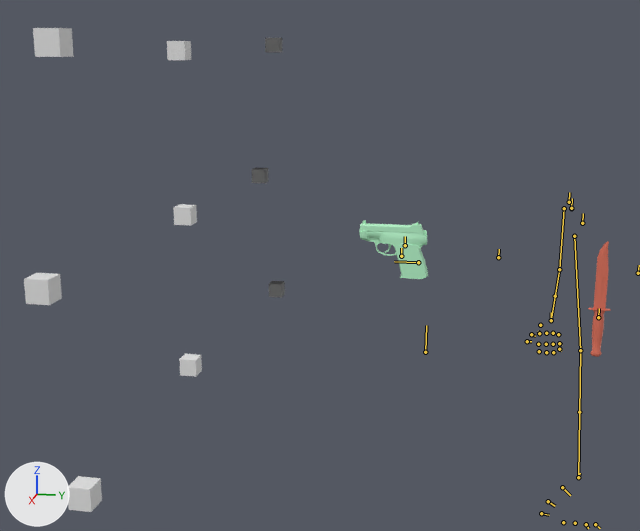
Two versions of the Blender file [Work]/underhand_knoife.blend, one commit apart.
The view is the same before and after, from a 50 mm lens placed at (94.1, -8.9, 17.7), pointed at (2.1, -27.4, -5.3). The lights are fixed; the arrows at lower left show +X, +Y and +Z. The bones that bend it are drawn over the model as lines.

Objects in the first picture: 'Kebab', 'cam_ref', 'cam_ref_alt', 'no'.
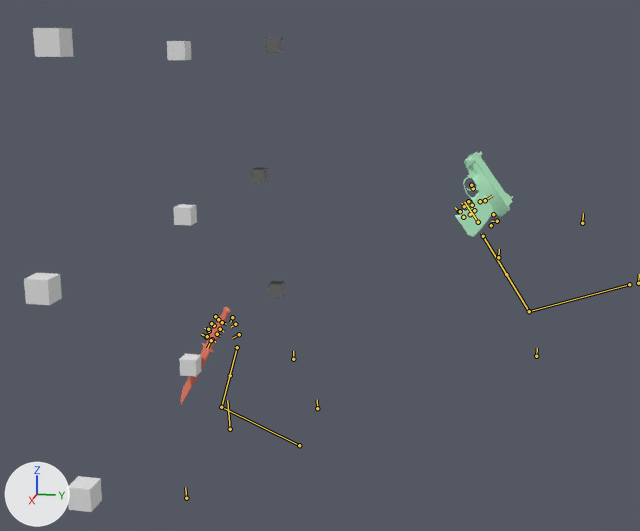
The newer file adds an action. The first version stands in its rest pose; the second is drawn at frame 15 of the action 'knife2'.

Location of each change, (x1, y1, x2, y2) in pixels of the pictures (640 x 531 px):
```json
{"object": "no", "change": "posed", "before": [359, 220, 428, 279], "after": [455, 152, 513, 237], "on screen": "16% narrower, 43% taller"}
{"object": "Kebab", "change": "posed", "before": [588, 241, 611, 357], "after": [180, 307, 231, 405], "on screen": "117% wider, 15% shorter"}
{"bone": "root", "before": "(405, 245) to (405, 236)", "after": "(485, 200) to (492, 195)"}
{"bone": "Knife", "before": "(598, 317) to (599, 308)", "after": "(211, 340) to (207, 348)"}
{"bone": "Bone.001", "before": "(401, 256) to (401, 248)", "after": "(293, 359) to (293, 351)"}
```

The change, as JSON lines over the scene's bpy script:
```json
{"block": "bone_root", "where": "bone_root = bpy.data.objects['gmod_arms'].pose.bones['root']"}
{"op": "set", "path": "bone_root.location", "old": "(0.0, 0.0, 0.0)", "new": "(-2.3, 4.9, -8.5)"}
{"op": "set", "path": "bone_root.rotation_euler", "old": "(0.0, 0.0, 0.0)", "new": "(-0.942, 0.0, 0.105)", "note": "degrees (0, 0, 0) -> degrees (-54, 0, 6)"}
{"block": "bone_knife", "where": "bone_knife = bpy.data.objects['gmod_arms'].pose.bones['Knife']"}
{"op": "set", "path": "bone_knife.location", "old": "(0.0, 0.0, 0.0)", "new": "(-0.4, 7.8, 31.3)"}
{"op": "set", "path": "bone_knife.rotation_euler", "old": "(0.0, 0.0, 0.0)", "new": "(-1.204, -0.716, -2.827)", "note": "degrees (0, 0, 0) -> degrees (-69, -41, -162)"}
{"block": "bone_bone_001", "where": "bone_bone_001 = bpy.data.objects['gmod_arms'].pose.bones['Bone.001']"}
{"op": "set", "path": "bone_bone_001.location", "old": "(0.0, 0.0, 0.0)", "new": "(1.3, -13.1, 12.7)"}
```
